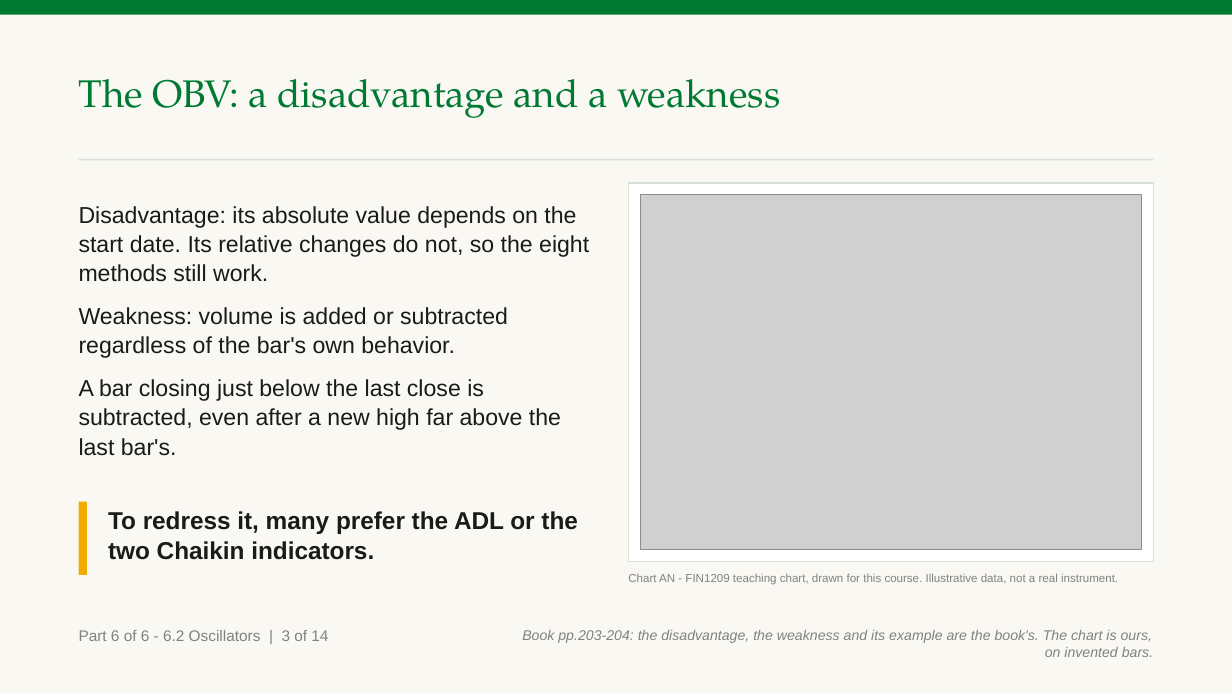
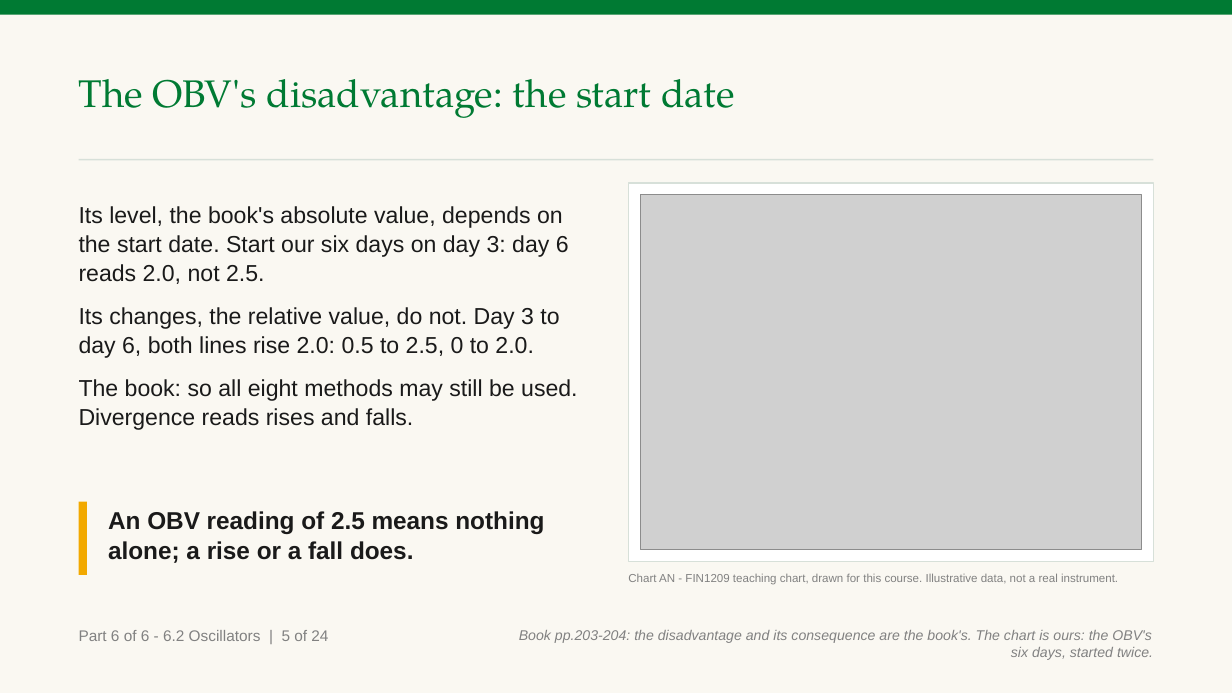
Before and after one commit to benjiesotelo-sudo/Telos_FIN1209, a slide deck: slide 144 of chapter-06/FIN1209-Chapter-06.pptx (slide 142 before the commit). Drawn at 1232x693 pixels with LibreOffice and Linux fonts; fonts in the diff are those of the drawing; grey boxes stand for pictures. Boxes give left, top, right and bottom in pixels: in the first picture for what was removed or moved away, otherwise in the second. Text is boxed around its words. In the diff, an @@ line names an element or a change of style, - is before the commit and + after.

```diff
--- a/chapter-06/FIN1209-Chapter-06.pptx
+++ b/chapter-06/FIN1209-Chapter-06.pptx
@@ text at [79, 79, 735, 118]: text changed @@
-The OBV: a disadvantage and a weakness
+The OBV's disadvantage: the start date
@@ text at [79, 206, 577, 430]: text changed @@
-Disadvantage: its absolute value depends on the start date. Its relative changes do not, so the eight methods still work.
-Weakness: volume is added or subtracted regardless of the bar's own behavior.
-A bar closing just below the last close is subtracted, even after a new high far above the last bar's.
+Its level, the book's absolute value, depends on the start date. Start our six days on day 3: day 6 reads 2.0, not 2.5.
+Its changes, the relative value, do not. Day 3 to day 6, both lines rise 2.0: 0.5 to 2.5, 0 to 2.0.
+The book: so all eight methods may still be used. Divergence reads rises and falls.
@@ text at [108, 511, 544, 563]: text changed @@
-To redress it, many prefer the ADL or the two Chaikin indicators.
+An OBV reading of 2.5 means nothing alone; a rise or a fall does.
@@ text at [79, 630, 328, 641]: text changed @@
-Part 6 of 6 - 6.2 Oscillators | 3 of 14
+Part 6 of 6 - 6.2 Oscillators | 5 of 24
@@ text at [519, 630, 1153, 660]: text changed @@
-Book pp.203-204: the disadvantage, the weakness and its example are the book's. The chart is ours, on invented bars.
+Book pp.203-204: the disadvantage and its consequence are the book's. The chart is ours: the OBV's six days, started twice.
```
Also in this commit, not shown: 16 other slides changed, 14 slides added, 3 other files.
